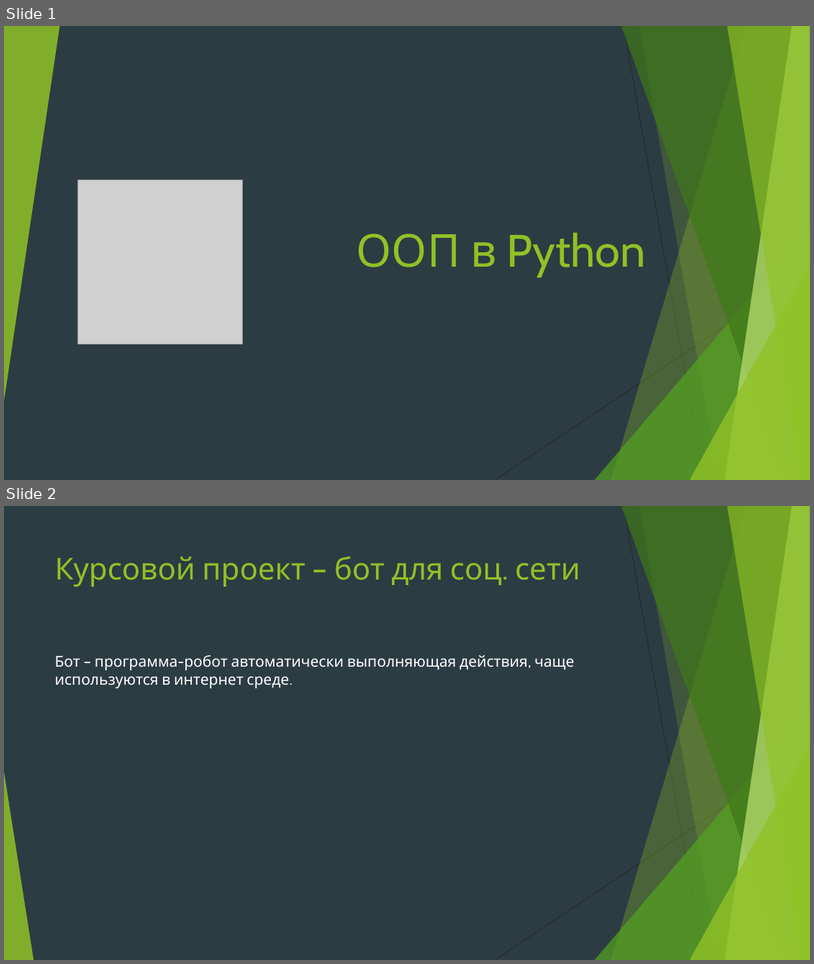
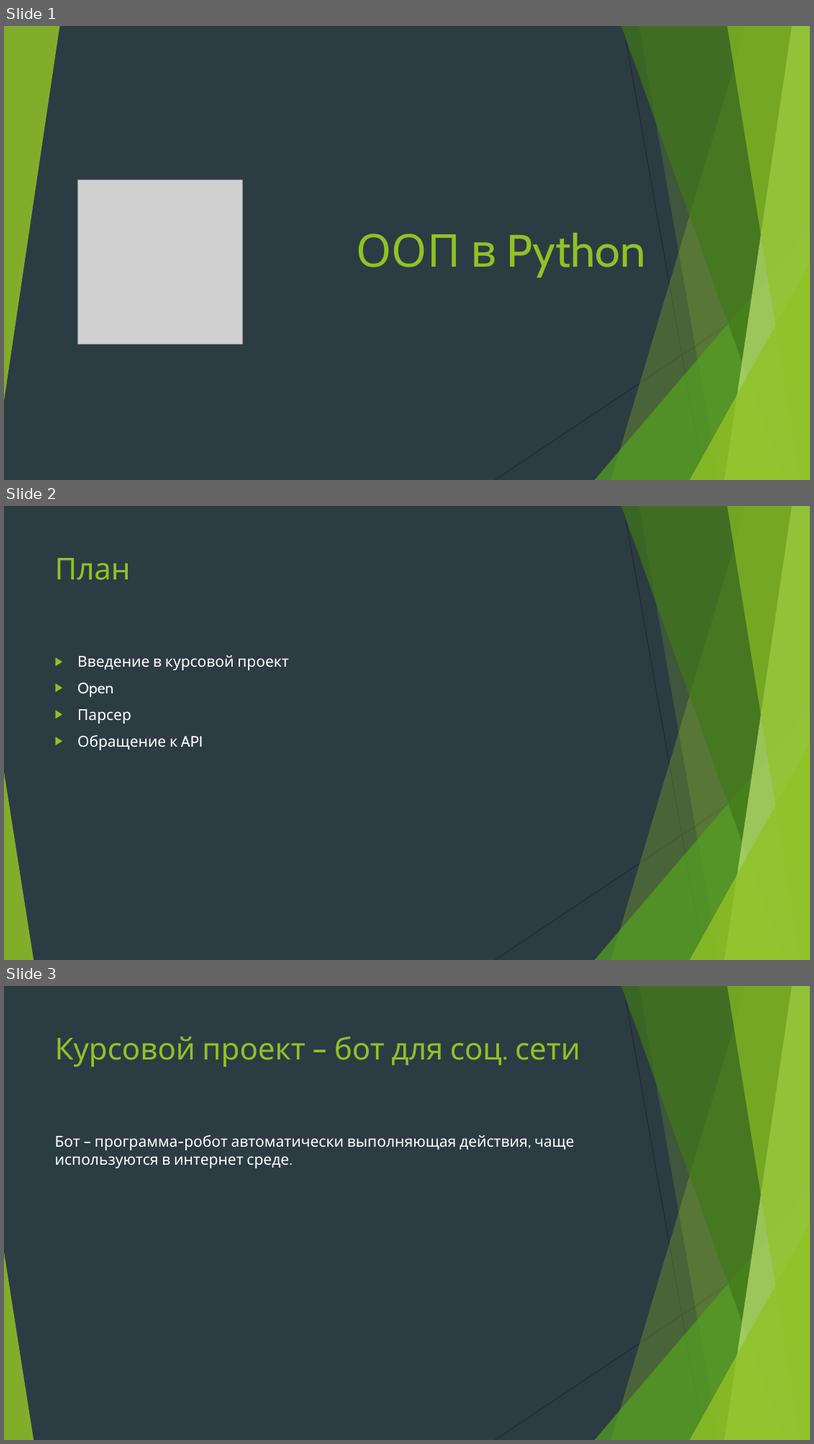
Before and after one commit to Yegor9151/for_corund, a slide deck: python/module2/presentation/урок 4 модуль 2.pptx. Shown one above the other, each under a label of ours: slides 1 and 2 before the commit, slides 1, 2 and 3 after it. The pictures are 814x964 and 814x1444 pixels, drawn with LibreOffice and Linux fonts; fonts in the diff are those of the drawing; grey boxes stand for pictures. Boxes give left, top, right and bottom in pixels: in the first picture for what was removed or moved away, otherwise in the second. Text is boxed around its words. In the diff, an @@ line names an element or a change of style, - is before the commit and + after.

```diff
--- a/python/module2/presentation/урок 4 модуль 2.pptx
+++ b/python/module2/presentation/урок 4 модуль 2.pptx
@@ slide 2 added at (x1=4, y1=506, x2=810, y2=960), background #2C3C43; not listed: 10 template elements that a slide beside it also shows @@
@@ title added at (x1=55, y1=558, x2=131, y2=580), 36 pt, text #90C226 @@
+План
@@ text added at (x1=77, y1=655, x2=289, y2=750), 18 pt, text #FFFFFF @@
+▶ Введение в курсовой проект
+▶ Open
+▶ Парсер
+▶ Обращение к API
@@ what was slide 2 is now slide 3 @@
```
Also in this commit, not shown: 1 slide changed, 1 other slide added.
